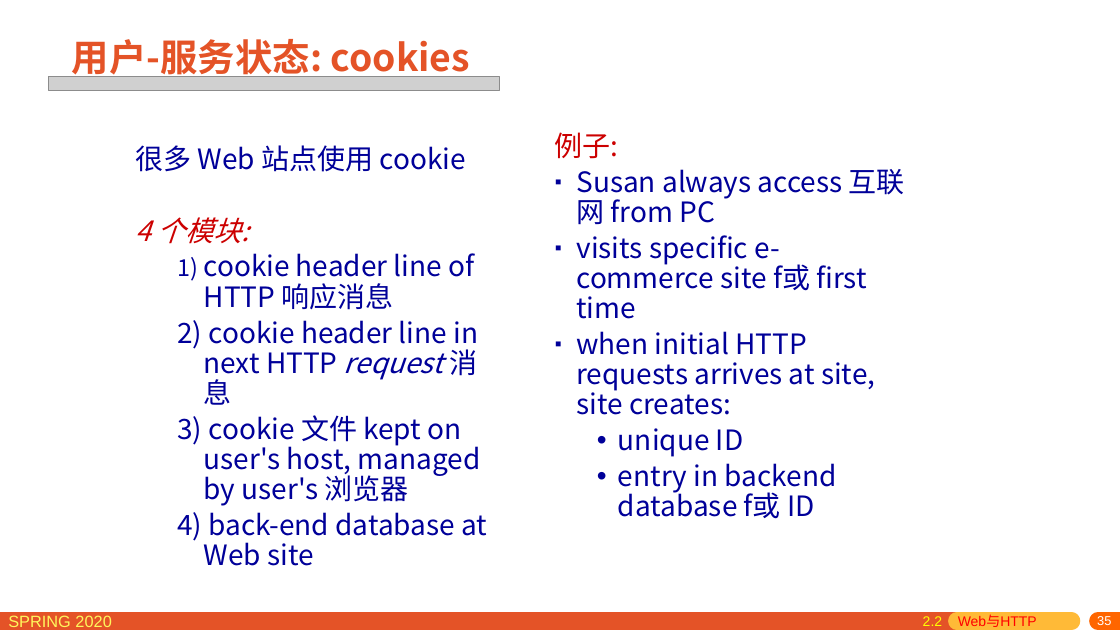
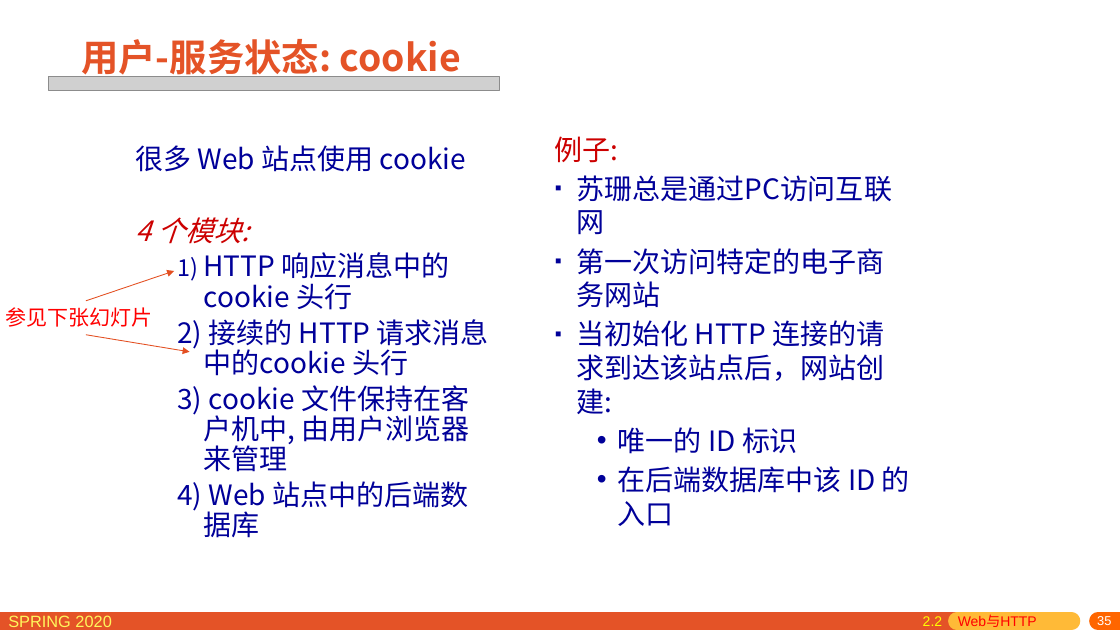
Before and after one commit to network-distributed/presentations, a slide deck: slide 35 of chapter2_cn.pptx. Drawn at 1120x630 pixels with LibreOffice and Linux fonts; fonts in the diff are those of the drawing; grey boxes stand for pictures. Boxes give left, top, right and bottom in pixels: in the first picture for what was removed or moved away, otherwise in the second. Text is boxed around its words. In the diff, an @@ line names an element or a change of style, - is before the commit and + after.

Commit message:
first part of the second chapter is modified

```diff
--- a/chapter2_cn.pptx
+++ b/chapter2_cn.pptx
@@ title at box(81, 39, 461, 82): text changed @@
-用户-服务状态: cookies
+用户-服务状态: cookie
@@ text at box(555, 136, 619, 163): line spacing 0.9 to 1 @@
@@ text at box(576, 175, 910, 526): text changed @@
-▪ Susan always access 互联网 from PC
-▪ visits specific e-commerce site f或 first time
-▪ when initial HTTP requests arrives at site, site creates:
-  • unique ID
-  • entry in backend database f或 ID
+▪ 苏珊总是通过PC访问互联网
+▪ 第一次访问特定的电子商务网站
+▪ 当初始化 HTTP 连接的请求到达该站点后，网站创建:
+  • 唯一的 ID 标识
+  • 在后端数据库中该 ID 的入口
@@ text at box(177, 252, 489, 538): text changed @@
-  1) cookie header line of HTTP 响应消息
-  2) cookie header line in next HTTP request 消息
-  3) cookie 文件 kept on user's host, managed by user's 浏览器
-  4) back-end database at Web site
+  1) HTTP 响应消息中的cookie 头行
+  2) 接续的 HTTP 请求消息中的cookie 头行
+  3) cookie 文件保持在客户机中, 由用户浏览器来管理
+  4) Web 站点中的后端数据库
@@ arrow added from (86, 301) to (174, 271), #E44F22 0.75 pt @@
@@ text added at box(6, 307, 153, 327), 18 pt, text #FF0000 @@
+参见下张幻灯片
@@ arrow added from (86, 335) to (190, 352), #E44F22 0.75 pt @@
```
Also in this commit, not shown: 71 other slides changed, 1 other file.
